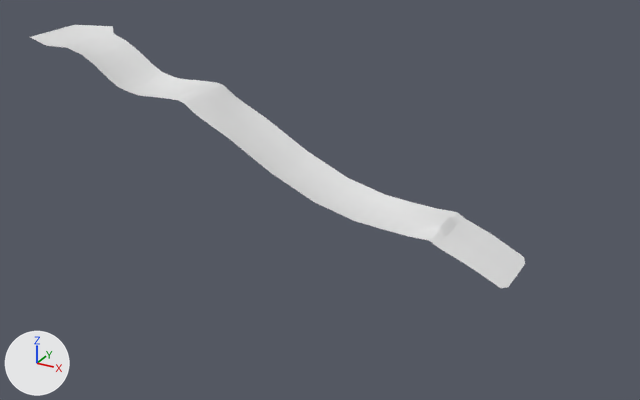
The Blender file Assets/Models/Environments/MParkway/MParkway_V0-1.blend as it was, and as the next commit left it.
The view is the same before and after, from a camera (50 mm lens) standing at (433.0, -442.0, 142.0) and looking at (190.0, -1.0, -78.0). The lights are fixed; the arrows at lower left show +X, +Y and +Z.

The first picture shows 'Section_1'.
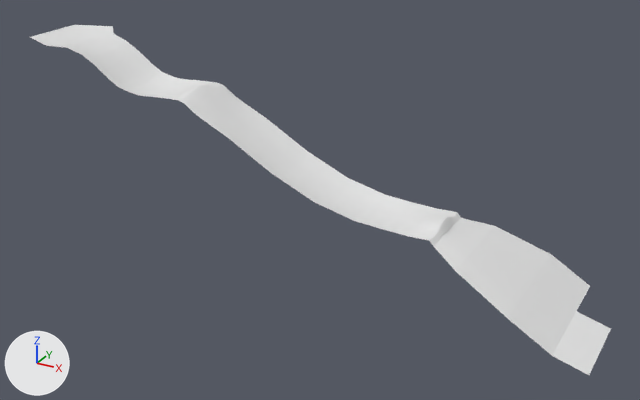
Changed parts and their boxes (x1, y1, x2, y2) in the pictures (640 x 400 px):
'Section_1', reshaped (17% wider, 33% taller): before (30, 25, 525, 288); after (30, 25, 611, 375)
part 1 of me_plane, built on: before (419, 212, 525, 288); after (419, 213, 611, 375)

What changed in the scene script:
```text
Change me_plane:
    where me_plane.from_pydata(...)  # 254 vertices, 228 faces; spans x -20.0..317.0, y -32.0..32.0, z -98.0..4.0
    verts and faces of me_plane; kept vertices keep their numbers, new ones are numbered from 254
    me_plane part 1
    add for i in [*range(232, 238)]: verts[i] += (-2.0, 0.0, 0.0)
    add verts[227] = (272.0, -3.0, -74.0)  # moved, pixel (443, 221)
    add verts[228] = (272.0, 3.0, -74.0)  # moved, pixel (447, 217)
    add verts[230] = (274.0, -22.0, -81.0)  # moved, pixel (433, 246)
    add verts[231] = (274.0, 22.0, -81.0)  # moved, pixel (461, 217)
    add verts[238] = (292.0, -33.0, -87.0)  # moved, pixel (456, 271)
    add verts[239] = (292.0, 33.0, -87.0)  # moved, pixel (495, 226)
    add verts[240] = (292.0, -24.0, -86.0)  # moved, pixel (462, 263)
    add verts[241] = (292.0, -14.0, -86.0)  # moved, pixel (468, 255)
    add verts[242] = (292.0, 14.0, -86.0)  # moved, pixel (485, 236)
    add verts[243] = (292.0, 24.0, -86.0)  # moved, pixel (490, 230)
    add verts[244] = (292.0, -5.0, -86.0)  # moved, pixel (473, 249)
    add verts[245] = (292.0, 5.0, -86.0)  # moved, pixel (479, 242)
    add verts[246] = (325.0, -42.0, -102.0)  # moved, pixel (507, 318)
    add verts[247] = (325.0, 42.0, -102.0)  # moved, pixel (551, 254)
    add verts[248] = (325.0, -32.0, -102.0)  # moved, pixel (513, 309)
    add verts[249] = (325.0, -18.0, -102.0)  # moved, pixel (521, 298)
    add verts[250] = (325.0, 18.0, -102.0)  # moved, pixel (540, 270)
    add verts[251] = (325.0, 32.0, -102.0)  # moved, pixel (546, 261)
    add verts[252] = (325.0, -6.0, -102.0)  # moved, pixel (527, 288)
    add verts[253] = (325.0, 6.0, -102.0)  # moved, pixel (534, 279)
    add for new, old in zip([*range(254, 258)], [246, 247, 250, 251]): verts[new] = verts[old] + (25.0, 0.0, -15.0)
    add for new, old in zip([258, 259, 260], [248, 252, 253]): verts[new] = verts[old] + (25.0, 3.0, -15.0)
    add for new, old in zip([*range(261, 265)], [254, 258, 259, 260]): verts[new] = verts[old] + (20.0, -1.0, -5.0)
    add verts[265] = (350.0, -16.0, -117.0)  # pixel (564, 332)
    add verts[266] = (370.0, -17.0, -122.0)  # pixel (600, 350)
    add faces += [(246, 254, 258, 248), (249, 265, 259, 252), (252, 259, 260, 253), (248, 258, 265, 249), (247, 251, 257, 255), (250, 253, 260, 256)]
    add faces += [(250, 256, 257, 251), (259, 265, 266, 263), (259, 263, 264, 260), (258, 262, 266, 265), (254, 261, 262, 258)]
```
